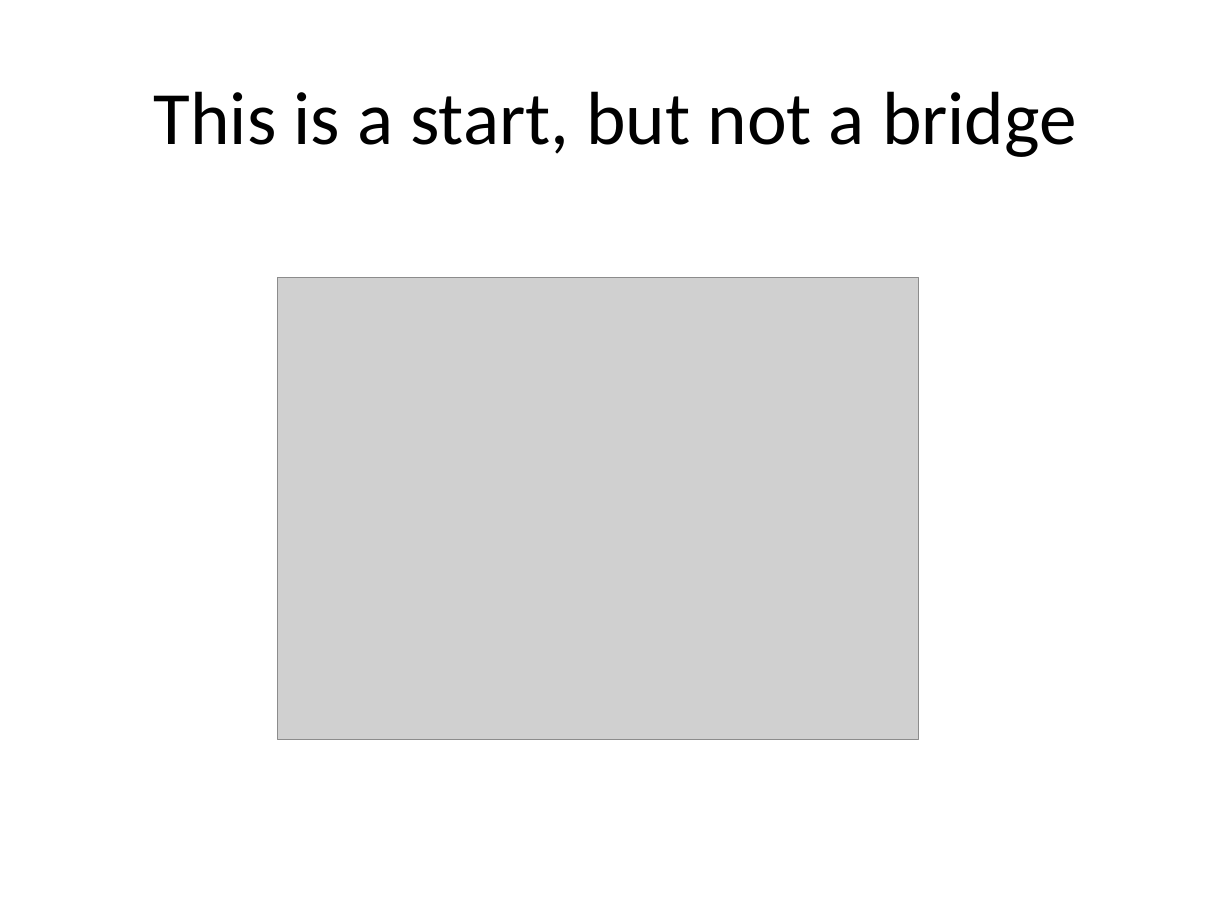
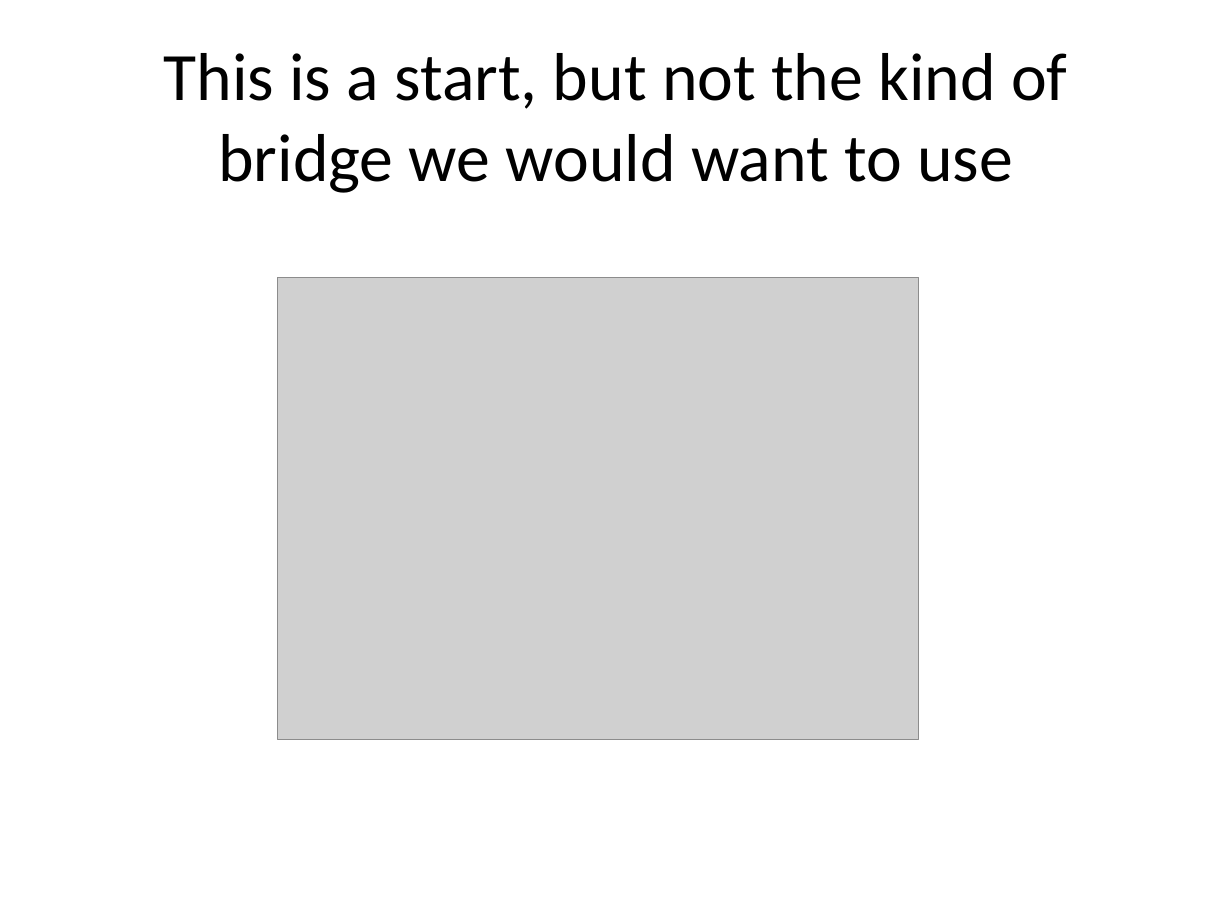
Before and after one commit to clzirbel/GroupActivityProofCourse, a slide deck: slide 9 of A proof is a bridge.pptx. Drawn at 1232x924 pixels with LibreOffice and Linux fonts; fonts in the diff are those of the drawing; grey boxes stand for pictures. Boxes give left, top, right and bottom in pixels: in the first picture for what was removed or moved away, otherwise in the second. Text is boxed around its words. In the diff, an @@ line names an element or a change of style, - is before the commit and + after.

Commit message:
Bridge metaphor

```diff
--- a/A proof is a bridge.pptx
+++ b/A proof is a bridge.pptx
@@ title at [164, 53, 1067, 193]: text changed; size 44 to 39.6 pt @@
-This is a start, but not a bridge
+This is a start, but not the kind of bridge we would want to use
```
Also in this commit, not shown: 2 other slides changed, 1 slide added.
